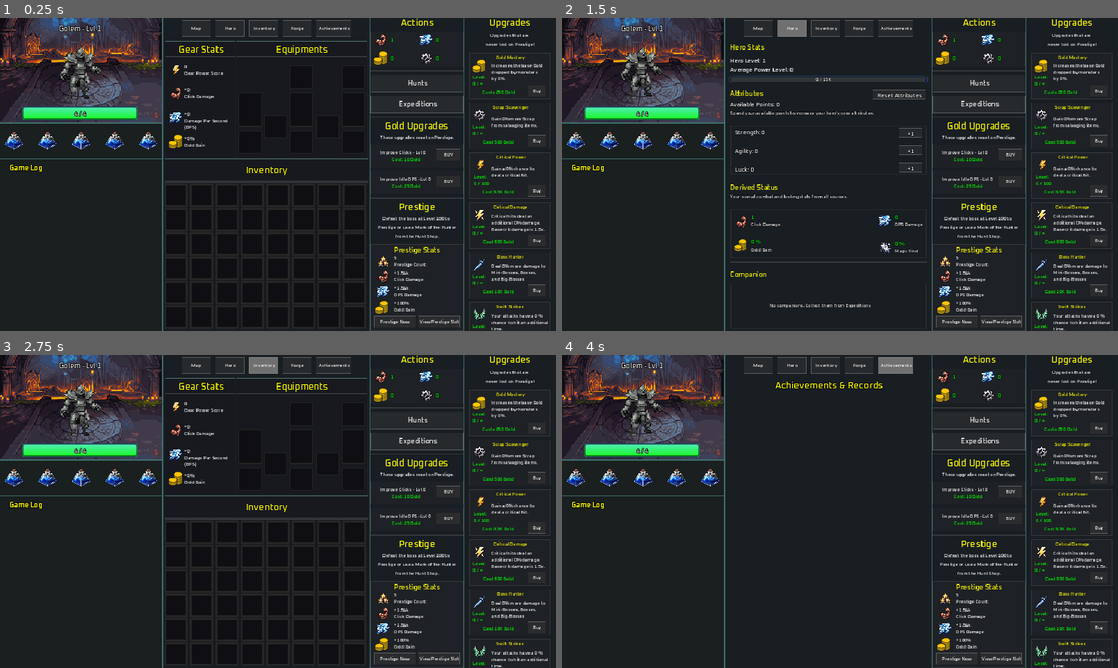
Above: before the commit, frames 1-4 (two rows, left to right).
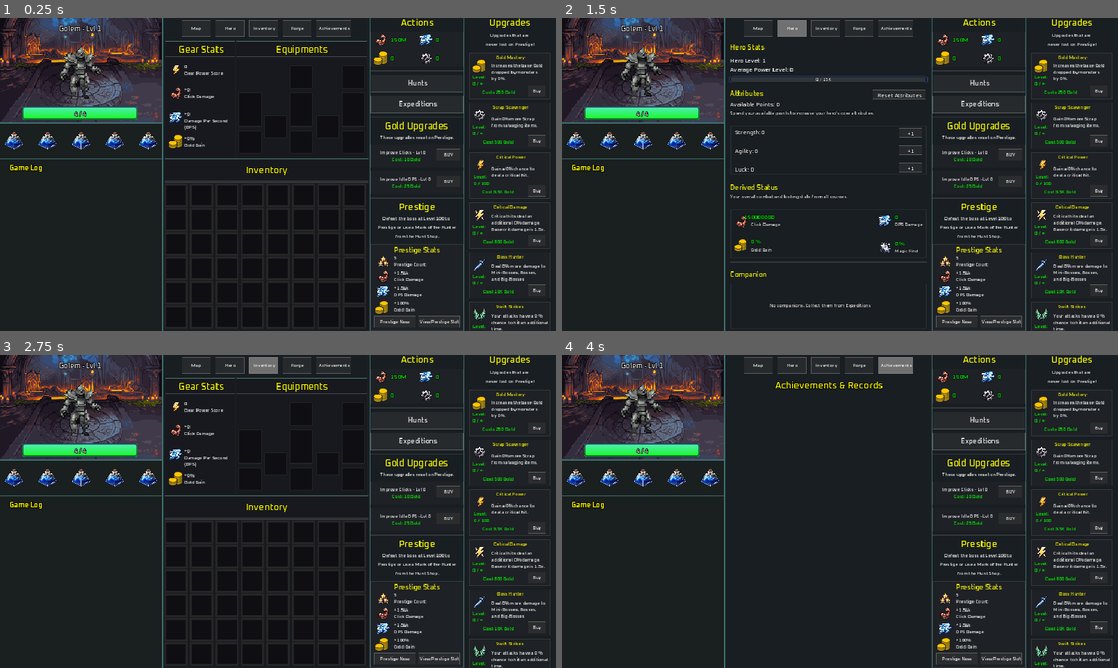
Above: after the commit, the same moments.

Repository: diemissonlima/idle_adventure
Game: Godot game, scene res://scenes/main_scene.tscn
Two runs of this game, one before a commit and one after it. Both use one fixed random seed, a clock stepped at 60 frames per second and the inputs below. The project has no main scene, so this scene is started directly.
Inputs:
- Up to frame 1 (0.25 s): no input
- Up to frame 2 (1.5 s): click "Map" at 0.5 s; click "Hero" at 1.25 s
- Up to frame 3 (2.75 s): click "Inventory" at 2 s
- Up to frame 4 (4 s): click "Forge" at 2.75 s; click "Achievements" at 3.5 s

The runs differ from the first frame. In frame 1, less than 0.1% of the frame differs, in the area x 70-73%, y 6-8%; in frame 2, less than 0.1%, in the area x 32-73%, y 6-65%; in frame 3, less than 0.1%; in frame 4, less than 0.1%.

Commit message:
inventario
posicao do item info ajustado pra quando o slot do inventario estiver mais pra direita nao ficar escondido pelo container3

Diff:
--- a/scenes/base_enemy.tscn
+++ b/scenes/base_enemy.tscn
@@ -67,7 +67,7 @@
 progress_bar = NodePath("ProgressBar")
 enemy_name = "Golem"
 drop_list = Array[PackedScene]([ExtResource("2_0d6l7"), ExtResource("3_5hiur"), ExtResource("4_2arxu"), ExtResource("5_ …(230 unchanged characters)…
-drop_chances = Array[float]([0.01, 0.01, 0.01, 0.01, 0.01, 0.01, 0.01, 0.01, 0.01, 0.01, 0.01, 0.01, 0.01])
+drop_chances = Array[float]([1.0, 0.01, 0.01, 0.01, 0.01, 0.01, 0.01, 0.01, 0.01, 0.01, 0.01, 0.01, 0.01])
 
 [node name="Collision" type="CollisionShape2D" parent="."]
 visible = false
--- a/scripts/base_item.gd
+++ b/scripts/base_item.gd
@@ -112,6 +112,11 @@
 func _on_sprite_mouse_entered() -> void:
 	item_info.visible = true
 	update_item_info()
+	var parent = get_parent()
+	var slot_parent = parent.get_index() + 1
+
+	if slot_parent % 8 in [5, 6, 7, 0]:
+		item_info.position.x = -61
 
 
 func _on_sprite_mouse_exited() -> void:
--- a/scripts/global_player.gd
+++ b/scripts/global_player.gd
@@ -13,7 +13,7 @@
 
 # status de dano
 var dps_damage: float = 0.0
-var click_damage: float = 1.0
+var click_damage: float = 150000000
 var gold_resource: float = 0#16330000000000000000000.0
 var scrap_resource: float = 0.0
 
